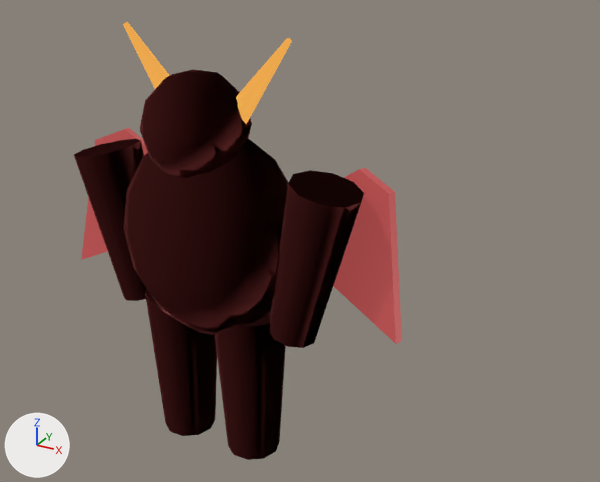
The glTF model public/models/mon_balrog.glb: old version first, new version second.
Rendered twice from a 50 mm lens placed at (3.66, -5.17, 4.68), pointed at (0.57, 0.46, 1.86). The axes (+X, +Y, +Z) are drawn at lower left. The lights are the same throughout. The first picture is the older version. Where no turn or scale is listed for an object, it has been applied to the vertices. Vertices at exactly the same position are counted once.

Objects in the first picture: 'beast_body', 'beast_horns', 'demon_wings'.
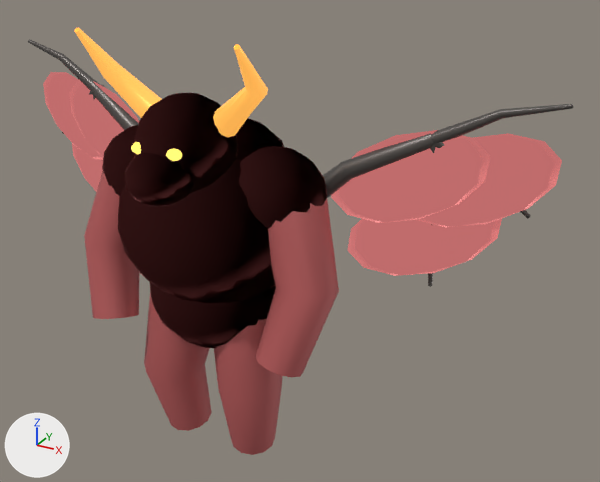
What changed in the scene script:
```text
Change mat_demon_wings_mat:
    mat_demon_wings_mat.emission_color: (0.302, 0.0522, 0.0522) -> (0.515, 0.147, 0.147)  # red #954141 -> pink #be6b6b
Change me_beast_body:
    remove me_beast_body.from_pydata(...)  # 258 vertices, 450 faces; spans x -1.33..1.33, y -0.61..0.61, z 0.01..3.36
    add me_beast_body.from_pydata(...)  # 863 vertices, 1520 faces; spans x -1.21..1.21, y -0.9..1.18, z 0.03..3.21
    me_beast_body part 1: the loose piece of 105 vertices spanning x -0.78..0.78, y -0.61..0.61, z 1.1..2.9 is rebuilt with 155 vertices and now spans x -0.8..0.8, y -0.68..0.57, z 1.42..2.78
    me_beast_body part 2: the loose piece of 57 vertices spanning x -0.41..0.41, y -0.59..0.3, z 2.49..3.36 is rebuilt with 121 vertices and now spans x -0.38..0.38, y -0.69..0.13, z 2.41..3.21
    me_beast_body part 3: the loose piece of 24 vertices spanning x -0.67..-0.03, y -0.3..0.3, z 0.01..1.38 is rebuilt with 36 vertices and now spans x -0.67..0.01, y -0.38..0.35, z 0.03..1.42
    me_beast_body part 4: the loose piece of 24 vertices spanning x 0.56..1.33, y -0.28..0.28, z 1.22..2.63 is rebuilt with 36 vertices and now spans x 0.47..1.21, y -0.53..0.28, z 1.09..2.5
    me_beast_body part 5: the loose piece of 24 vertices spanning x -1.33..-0.56, y -0.28..0.28, z 1.22..2.63 is rebuilt with 36 vertices and now spans x -1.21..-0.47, y -0.53..0.28, z 1.09..2.5
    me_beast_body part 6: the loose piece of 24 vertices spanning x 0.03..0.67, y -0.3..0.3, z 0.01..1.38 is rebuilt with 36 vertices and now spans x -0.01..0.67, y -0.38..0.35, z 0.03..1.42
    me_beast_body part 7: a new loose piece of 136 vertices spanning x -0.59..0.59, y -0.46..0.46, z 0.97..1.99, in mat_beast_body_mat (pink #bb5f5f)
    me_beast_body part 8: a new loose piece of 101 vertices spanning x -1.02..-0.23, y -0.34..0.34, z 2.07..2.81, in mat_beast_body_mat (pink #bb5f5f)
    me_beast_body part 9: a new loose piece of 101 vertices spanning x 0.23..1.02, y -0.34..0.34, z 2.07..2.81, in mat_beast_body_mat (pink #bb5f5f)
    me_beast_body part 10: a new loose piece of 81 vertices spanning x -0.25..0.25, y -0.9..-0.29, z 2.46..2.88, in mat_beast_body_mat (pink #bb5f5f)
    other edits to the shape of me_beast_body do not show in these pictures
Change me_beast_horns:
    remove me_beast_horns.from_pydata(...)  # 40 vertices, 64 faces; spans x -0.75..0.75, y -0.12..0.12, z 2.83..3.63
    add me_beast_horns.from_pydata(...)  # 60 vertices, 80 faces; spans x -0.72..0.72, y -0.61..-0.12, z 2.93..3.68
    me_beast_horns part 11: the whole mesh is rebuilt
Change me_demon_wings:
    remove me_demon_wings.from_pydata(...)  # 16 vertices, 24 faces; spans x -1.63..1.63, y 0.11..0.59, z 1.33..2.62
    add me_demon_wings.from_pydata(...)  # 312 vertices, 600 faces; spans x -2.55..2.55, y 0.38..0.81, z 1.7..2.95
    me_demon_wings part 12: 16 vertices removed from x -1.63..1.63, y 0.11..0.59, z 1.33..2.62; 312 vertices added at x -2.55..2.55, y 0.38..0.81, z 1.7..2.95
Add ob_demon_wing_bones:
    ob_demon_wing_bones = bpy.data.objects.new('demon_wing_bones', me_demon_wing_bones)  # 174 vertices, 232 faces; spans x -2.59..2.59, y 0.16..0.84, z 1.63..3.23; in mat_demon_wing_bones_mat (dark grey #5d5855)
    ob_demon_wing_bones.location = (0.0, 0.0, 0.0)
Add ob_beast_eyes:
    ob_beast_eyes = bpy.data.objects.new('beast_eyes', me_beast_eyes)  # an icosphere of 80 faces spanning x -0.22..-0.092, y -0.696..-0.582, z 2.823..2.914; an icosphere of 80 faces spanning x 0.092..0.22, y -0.696..-0.582, z 2.823..2.914; in mat_beast_eyes_mat (yellow #fde069, glowing yellow #ffff7b)
    ob_beast_eyes.location = (0.0, 0.0, 0.0)
Add ob_beast_ridge:
    ob_beast_ridge = bpy.data.objects.new('beast_ridge', me_beast_ridge)  # 129 vertices, 244 faces; spans x -0.54..0.54, y -0.256..0.826, z 1.854..2.925; in mat_beast_ridge_mat (red #8e3838)
    ob_beast_ridge.location = (0.0, 0.0, 0.0)
```

What differs and where, as boxes (x1, y1, x2, y2) in the pictures (600 x 482 px):
'beast_body', reshaped (12% narrower, 7% shorter)
    before: (74, 69, 364, 460)
    after: (84, 93, 339, 455)
'demon_wings', recoloured, reshaped (61% wider)
    before: (81, 128, 402, 344)
    after: (43, 72, 562, 276)
'beast_horns', reshaped
    before: (123, 22, 292, 124)
    after: (75, 28, 268, 137)
'demon_wing_bones', added
    after: (28, 39, 573, 287)
'beast_ridge', added
    after: (237, 118, 284, 160)
'beast_eyes', added
    after: (131, 142, 182, 161)
part 1 of me_beast_body, rebuilt
    before: (124, 138, 288, 335)
    after: (118, 159, 275, 303)
part 2 of me_beast_body, rebuilt (6% narrower, 8% shorter)
    before: (140, 69, 252, 178)
    after: (133, 93, 238, 193)
part 3 of me_beast_body, rebuilt
    before: (145, 290, 217, 436)
    after: (144, 293, 212, 431)
part 4 of me_beast_body, rebuilt (11% narrower)
    before: (270, 170, 364, 348)
    after: (255, 198, 339, 377)
part 5 of me_beast_body, rebuilt
    before: (74, 139, 147, 301)
    after: (84, 171, 139, 319)
part 6 of me_beast_body, rebuilt (6% shorter)
    before: (215, 315, 286, 460)
    after: (214, 319, 283, 455)
part 7 of me_beast_body, added
    after: (150, 283, 276, 348)
part 8 of me_beast_body, added (pink)
    after: (102, 125, 138, 196)
part 9 of me_beast_body, added
    after: (239, 146, 328, 228)
part 10 of me_beast_body, added
    after: (125, 153, 194, 207)
